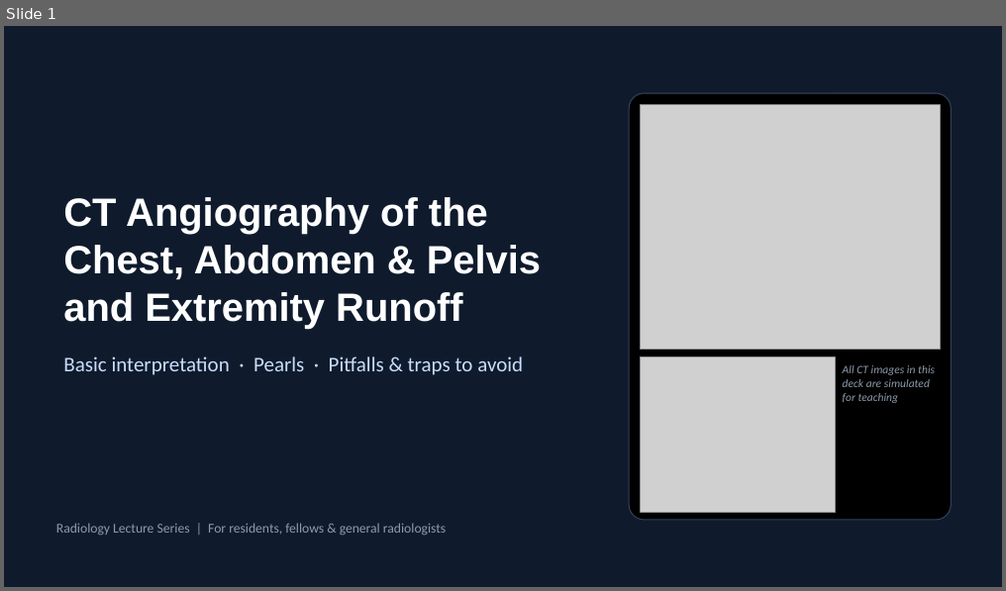
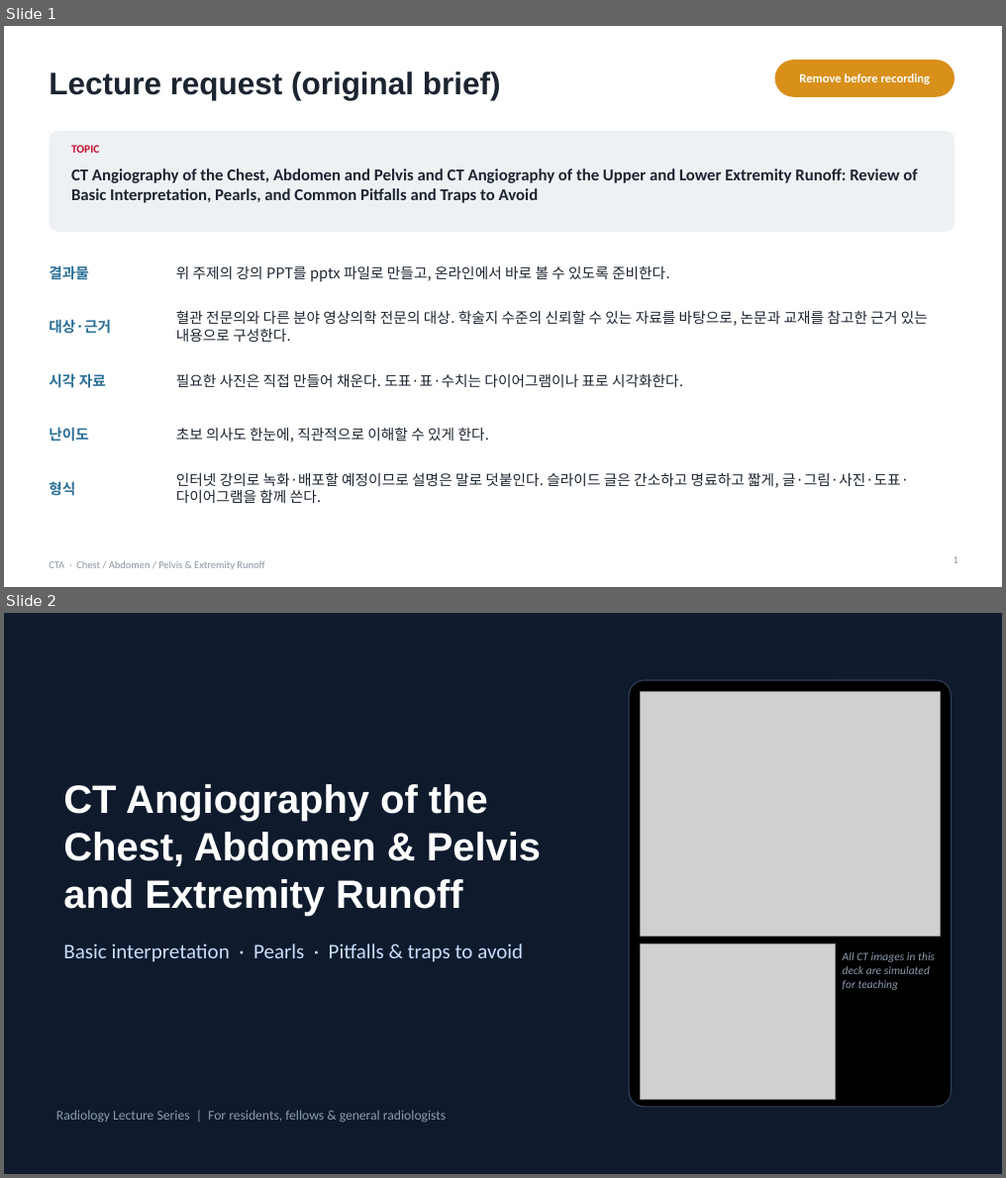
Before and after one commit to kabkee/kabkee-decks, a slide deck: guides/2026-11-13-cta-lecture_img/CTA_Chest_Abdomen_Pelvis_Runoff.pptx. Shown one above the other, each under a label of ours: slide 1 before the commit, slides 1 and 2 after it. The pictures are 1006x591 and 1006x1178 pixels, drawn with LibreOffice and Linux fonts; fonts in the diff are those of the drawing; grey boxes stand for pictures. Boxes give left, top, right and bottom in pixels: in the first picture for what was removed or moved away, otherwise in the second. Text is boxed around its words. In the diff, an @@ line names an element or a change of style, - is before the commit and + after.

```diff
--- a/guides/2026-11-13-cta-lecture_img/CTA_Chest_Abdomen_Pelvis_Runoff.pptx
+++ b/guides/2026-11-13-cta-lecture_img/CTA_Chest_Abdomen_Pelvis_Runoff.pptx
@@ slide 1 added at [4, 26, 1002, 587], background #FFFFFF @@
@@ title added at [49, 72, 501, 100], 30 pt, text #1B2430, bold @@
+Lecture request (original brief)
@@ rounded rectangle added at [775, 60, 954, 97], fill #D9901A @@
@@ text added at [799, 74, 931, 84], 12 pt, text #FFFFFF, bold @@
+Remove before recording
@@ rounded rectangle added at [49, 131, 954, 232], fill #EEF1F4 @@
@@ text added at [71, 145, 100, 153], 11 pt, text #C8102E, bold @@
+TOPIC
@@ text added at [71, 169, 917, 203], 16 pt, text #1B2430, bold @@
+CT Angiography of the Chest, Abdomen and Pelvis and CT Angiography of the Upper and Lower Extremity Runoff: Review of Basic Interpretation, Pearls, and Common Pitfalls and Traps to Avoid
@@ text added at [49, 266, 89, 280], 14 pt, text #2A6F97, bold @@
+결과물
@@ text added at [176, 267, 670, 282], 14 pt, text #1B2430 @@
+위 주제의 강의 PPT를 pptx 파일로 만들고, 온라인에서 바로 볼 수 있도록 준비한다.
@@ text added at [49, 319, 111, 334], 14 pt, text #2A6F97, bold @@
+대상·근거
@@ text added at [176, 310, 928, 342], 14 pt, text #1B2430 @@
+혈관 전문의와 다른 분야 영상의학 전문의 대상. 학술지 수준의 신뢰할 수 있는 자료를 바탕으로, 논문과 교재를 참고한 근거 있는 내용으로 구성한다.
@@ text added at [49, 373, 106, 388], 14 pt, text #2A6F97, bold @@
+시각 자료
@@ text added at [176, 374, 683, 387], 14 pt, text #1B2430 @@
+필요한 사진은 직접 만들어 채운다. 도표·표·수치는 다이어그램이나 표로 시각화한다.
@@ text added at [49, 427, 89, 442], 14 pt, text #2A6F97, bold @@
+난이도
@@ text added at [176, 427, 489, 443], 14 pt, text #1B2430 @@
+초보 의사도 한눈에, 직관적으로 이해할 수 있게 한다.
@@ text added at [49, 481, 75, 496], 14 pt, text #2A6F97, bold @@
+형식
@@ text added at [176, 472, 909, 503], 14 pt, text #1B2430 @@
+인터넷 강의로 녹화·배포할 예정이므로 설명은 말로 덧붙인다. 슬라이드 글은 간소하고 명료하고 짧게, 글·그림·사진·도표·다이어그램을 함께 쓴다.
@@ page number added at [953, 557, 958, 564], 10 pt, text #8C96A3 @@
+1
@@ text added at [49, 562, 264, 570], 10 pt, text #8C96A3 @@
+CTA · Chest / Abdomen / Pelvis & Extremity Runoff
@@ what was slide 1 is now slide 2 @@
```
Also in this commit, not shown: 2 slides changed, 37 other files.
